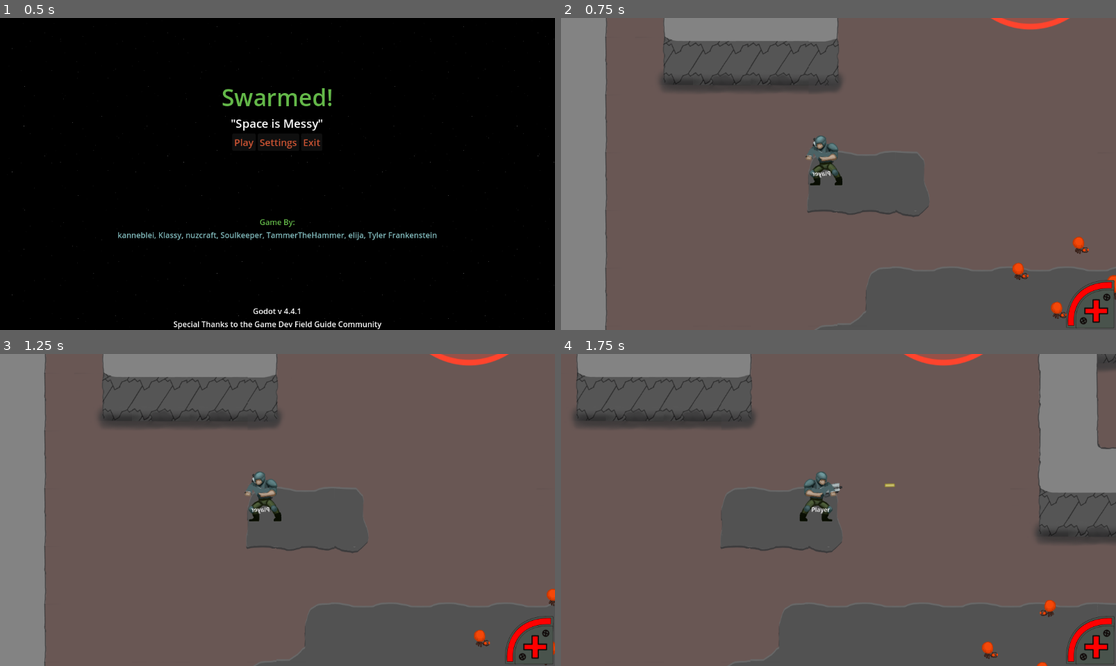
Above: before the commit, frames 1-4 (two rows, left to right).
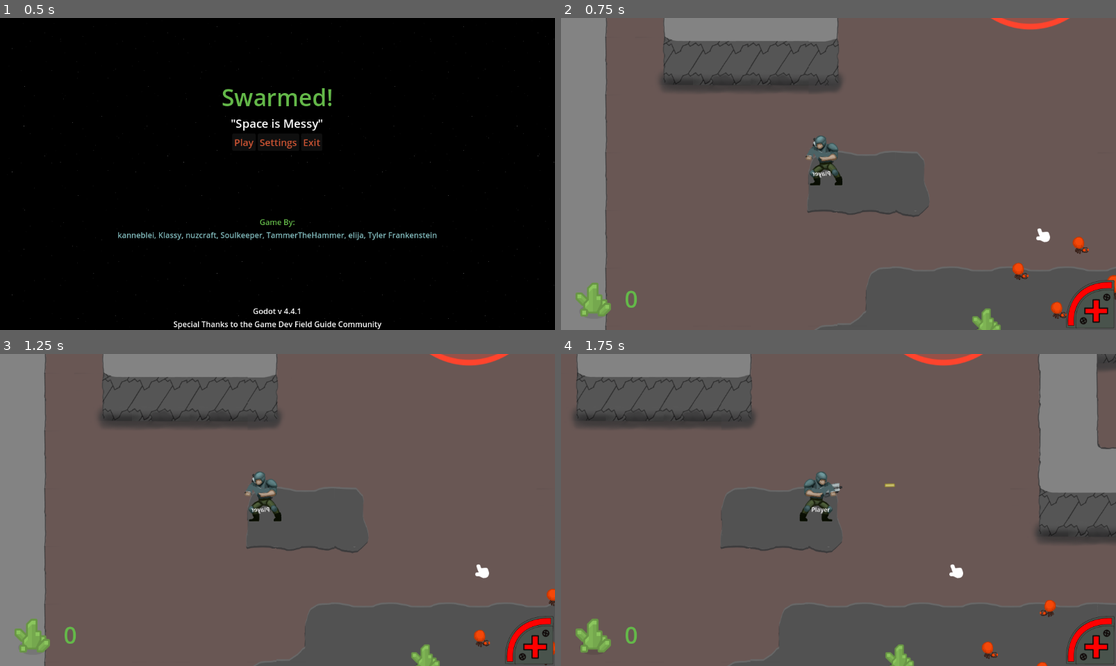
Above: after the commit, the same moments.

Repository: nuzcraft/gdfg-team-4
Game: Godot game, scene res://scenes/title.tscn
The game is run twice, just before and just after one commit, with the same random seed, the same clock (stepped at 60 frames per second) and the same inputs.
Inputs (mouse positions are in pixels of both pictures, inside the frame that each line leads up to):
- Up to frame 1 (0.5 s): no input
- Up to frame 2 (0.75 s): click "Play" at 0.5 s
- Up to frame 3 (1.25 s): no input
- Up to frame 4 (1.75 s): tap Enter at 1.25 s; move the mouse to (960, 494) at 1.27 s; hold D (right) from 1.28 s (still down); tap Space (primaryAction) at 1.35 s; click (960, 494) at 1.42 s

Frame 1 is identical in both runs. In frame 2, 0.8% of the frame differs, in the area x 2-89%, y 67-100%; in frame 3, 0.8%; in frame 4, 0.8%.

Commit message:
adding collectable and crystal scene

Diff:
--- a/globals.gd
+++ b/globals.gd
@@ -1,6 +1,7 @@
 extends Node
 
 signal screenshake (amount)
+signal collected (type)
 
 var player_pos: Vector2
 var player_vulnerable: bool = true
@@ -16,3 +17,6 @@
 
 func add_screenshake(amount: float):
 	screenshake.emit(amount)
+
+func collectable_collected(type: String) -> void:
+	collected.emit(type)
--- /dev/null
+++ b/scenes/collectables/collectable.gd
@@ -0,0 +1,13 @@
+extends Node2D
+class_name Collectable
+
+@export var type: String = "collectable"
+
+func _on_area_2d_body_entered(body: Node2D) -> void:
+	if body is Hero:
+		collect()
+
+func collect():
+	# animation for collection
+	Globals.collectable_collected(type)
+	queue_free()
--- /dev/null
+++ b/scenes/collectables/collectable.tscn
@@ -0,0 +1,20 @@
+[gd_scene load_steps=4 format=3 uid="uid://daibw0k3mle4g"]
+
+[ext_resource type="Texture2D" uid="uid://qsudtm6dxf35" path="res://PlaceholderAssets/hand_small_point.svg" id="1_6cysq"]
+[ext_resource type="Script" uid="uid://d4aqsx366je2g" path="res://scenes/collectables/collectable.gd" id="1_vtu06"]
+
+[sub_resource type="CircleShape2D" id="CircleShape2D_vtu06"]
+radius = 50.0
+
+[node name="Collectable" type="Node2D"]
+script = ExtResource("1_vtu06")
+
+[node name="Sprite2D" type="Sprite2D" parent="."]
+texture = ExtResource("1_6cysq")
+
+[node name="Area2D" type="Area2D" parent="."]
+
+[node name="CollisionShape2D" type="CollisionShape2D" parent="Area2D"]
+shape = SubResource("CircleShape2D_vtu06")
+
+[connection signal="body_entered" from="Area2D" to="." method="_on_area_2d_body_entered"]
--- /dev/null
+++ b/scenes/collectables/crystal.tscn
@@ -0,0 +1,10 @@
+[gd_scene load_steps=3 format=3 uid="uid://rcwk8083hdh4"]
+
+[ext_resource type="PackedScene" uid="uid://daibw0k3mle4g" path="res://scenes/collectables/collectable.tscn" id="1_onntb"]
+[ext_resource type="Texture2D" uid="uid://dkqmxrikedr38" path="res://PlaceholderAssets/scifiEnvironment_15.png" id="2_32w74"]
+
+[node name="Crystal" instance=ExtResource("1_onntb")]
+type = "crystal"
+
+[node name="Sprite2D" parent="." index="0"]
+texture = ExtResource("2_32w74")
--- a/scenes/hero.gd
+++ b/scenes/hero.gd
@@ -4,6 +4,7 @@
 var can_shoot: bool = true
 var can_melee: bool = true
 var currently_in_lava: bool = false
+var crystals_collected: int = 0
 
 
 @export var max_speed: int =500
@@ -19,6 +20,7 @@
 func _ready():
 	Globals.screenshake.connect(_on_screenshake)
 	camera_base_offset = $Camera2D.offset
+	Globals.collected.connect(_on_collectable_collected)
 
 func _process(delta):
 	#input
@@ -59,6 +61,11 @@
 	var max_offset := Vector2(50, 50)
 	var power := 2
 	var amount := pow(shake, power)
-	print(amount)
 	$Camera2D.offset.x = camera_base_offset.x + (max_offset.x * amount * randi_range(-1, 1))
 	$Camera2D.offset.y = camera_base_offset.y + (max_offset.y * amount * randi_range(-1, 1))
+
+func _on_collectable_collected(type: String):
+	if type == "crystal":
+		crystals_collected += 1
+		#print("num collected: ", crystals_collected)
+		$Hud/HBoxContainer/CrystalLabel.text = str(crystals_collected)
--- a/scenes/hero.tscn
+++ b/scenes/hero.tscn
@@ -1,9 +1,11 @@
-[gd_scene load_steps=6 format=3 uid="uid://qxbajo21gg4j"]
+[gd_scene load_steps=8 format=3 uid="uid://qxbajo21gg4j"]
 
 [ext_resource type="Script" uid="uid://bplv08s5b0u13" path="res://scenes/hero.gd" id="1_w7pyx"]
 [ext_resource type="Texture2D" uid="uid://hck1dqeicbyn" path="res://PlaceholderAssets/hero.png" id="2_mv13s"]
 [ext_resource type="PackedScene" uid="uid://c4jn5ceehyndd" path="res://scenes/plasma_rifle.tscn" id="3_06baw"]
 [ext_resource type="PackedScene" uid="uid://dcyj8ess4gt2j" path="res://scenes/utility/hud.tscn" id="4_mv13s"]
+[ext_resource type="Texture2D" uid="uid://dkqmxrikedr38" path="res://PlaceholderAssets/scifiEnvironment_15.png" id="5_y2sko"]
+[ext_resource type="Theme" uid="uid://c8kkdp01b836k" path="res://swarmed_theme.tres" id="6_mo806"]
 
 [sub_resource type="CapsuleShape2D" id="CapsuleShape2D_0tnpc"]
 radius = 42.0
@@ -39,3 +41,21 @@
 [node name="PlasmaRifle" parent="." instance=ExtResource("3_06baw")]
 
 [node name="Hud" parent="." instance=ExtResource("4_mv13s")]
+
+[node name="HBoxContainer" type="HBoxContainer" parent="Hud"]
+anchors_preset = 2
+anchor_top = 1.0
+anchor_bottom = 1.0
+offset_top = -40.0
+offset_right = 40.0
+grow_vertical = 0
+
+[node name="TextureRect" type="TextureRect" parent="Hud/HBoxContainer"]
+layout_mode = 2
+texture = ExtResource("5_y2sko")
+
+[node name="CrystalLabel" type="Label" parent="Hud/HBoxContainer"]
+layout_mode = 2
+theme = ExtResource("6_mo806")
+theme_override_font_sizes/font_size = 48
+text = "0"
--- a/scenes/levels/level1.tscn
+++ b/scenes/levels/level1.tscn
@@ -8,6 +8,8 @@
 [ext_resource type="PackedScene" uid="uid://d1mr1jwoop6vc" path="res://scenes/enemies/lava_ant.tscn" id="4_bbk5w"]
 [ext_resource type="PackedScene" uid="uid://0tmqep1h7h4g" path="res://scenes/enemies/splitting_enemy.tscn" id="5_1seuy"]
 [ext_resource type="PackedScene" uid="uid://qxbajo21gg4j" path="res://scenes/hero.tscn" id="5_conm7"]
+[ext_resource type="PackedScene" uid="uid://daibw0k3mle4g" path="res://scenes/collectables/collectable.tscn" id="8_plydf"]
+[ext_resource type="PackedScene" uid="uid://rcwk8083hdh4" path="res://scenes/collectables/crystal.tscn" id="9_5ntmo"]
 
 [node name="Level1" type="Node2D"]
 script = ExtResource("1_dywbp")
@@ -71,6 +73,12 @@
 target = NodePath("../../../Hero")
 scaling = 2.0
 
+[node name="Collectable" parent="Enemies" instance=ExtResource("8_plydf")]
+position = Vector2(534, 290)
+
+[node name="Crystal" parent="Enemies" instance=ExtResource("9_5ntmo")]
+position = Vector2(384, 514)
+
 [node name="Hero" parent="." instance=ExtResource("5_conm7")]
 y_sort_enabled = true
 position = Vector2(-42, 96)
Binary file added: PlaceholderAssets/scifiEnvironment_15.png
Not shown, added: PlaceholderAssets/scifiEnvironment_15.png.import
Not shown, added: scenes/collectables/collectable.gd.uid
Not shown: 1 places in scenes/levels/level1.tscn that only renumber resources
